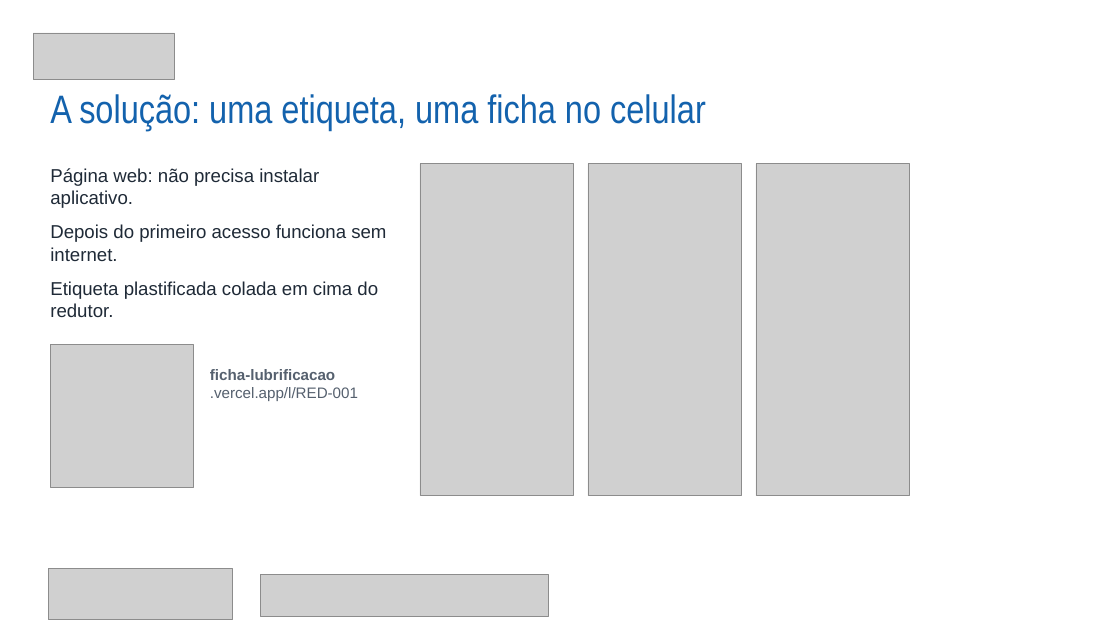
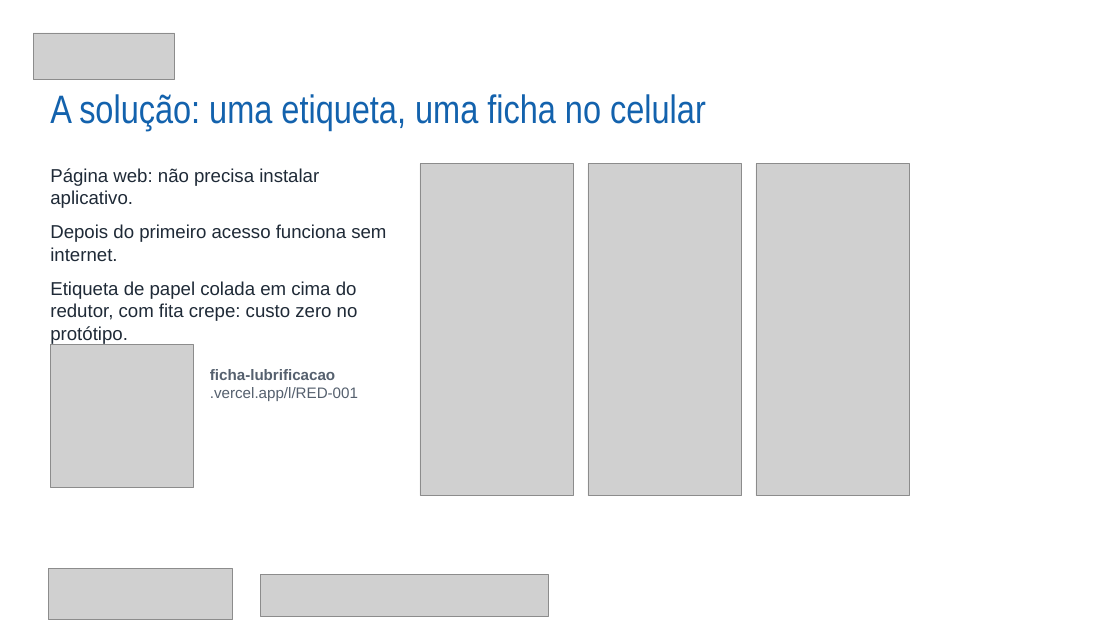
Before and after one commit to venerandodasilvawesley-debug/projeto-integrador-qrcode-lubrificantes, a slide deck: slide 8 of apresentacao/Apresentacao_PI_QRCode_Lubrificantes.pptx. Drawn at 1120x630 pixels with LibreOffice and Linux fonts; fonts in the diff are those of the drawing; grey boxes stand for pictures; background and template pictures are left out. Boxes give left, top, right and bottom in pixels: in the first picture for what was removed or moved away, otherwise in the second. Text is boxed around its words. In the diff, an @@ line names an element or a change of style, - is before the commit and + after.

```diff
--- a/apresentacao/Apresentacao_PI_QRCode_Lubrificantes.pptx
+++ b/apresentacao/Apresentacao_PI_QRCode_Lubrificantes.pptx
@@ text at <box>50,281,358,344</box>: text changed @@
-Etiqueta plastificada colada em cima do redutor.
+Etiqueta de papel colada em cima do redutor, com fita crepe: custo zero no protótipo.
```
Also in this commit, not shown: 7 other files.
